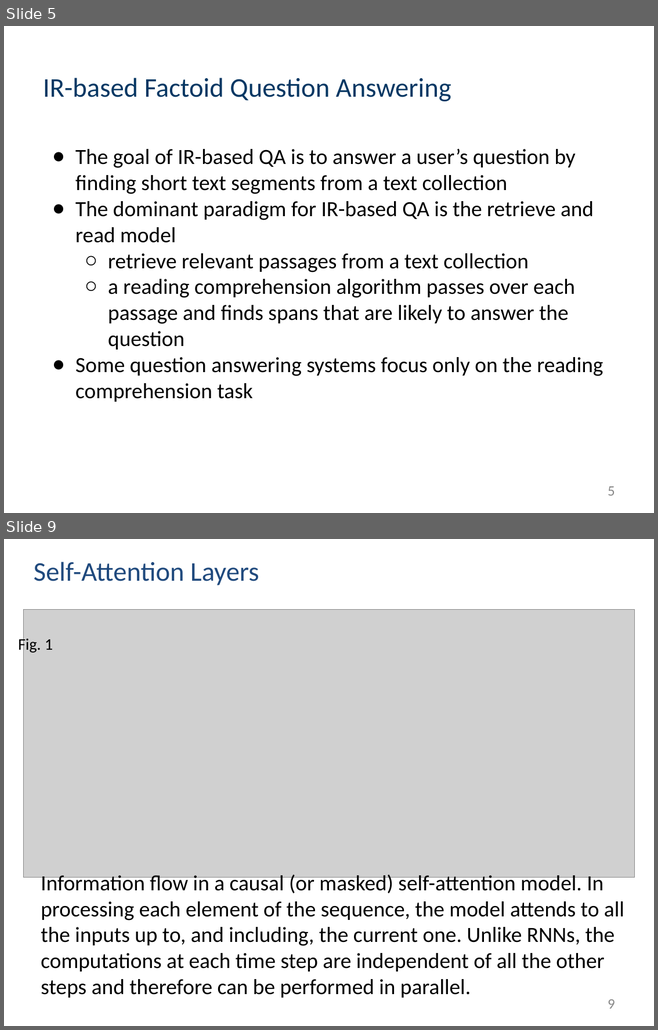
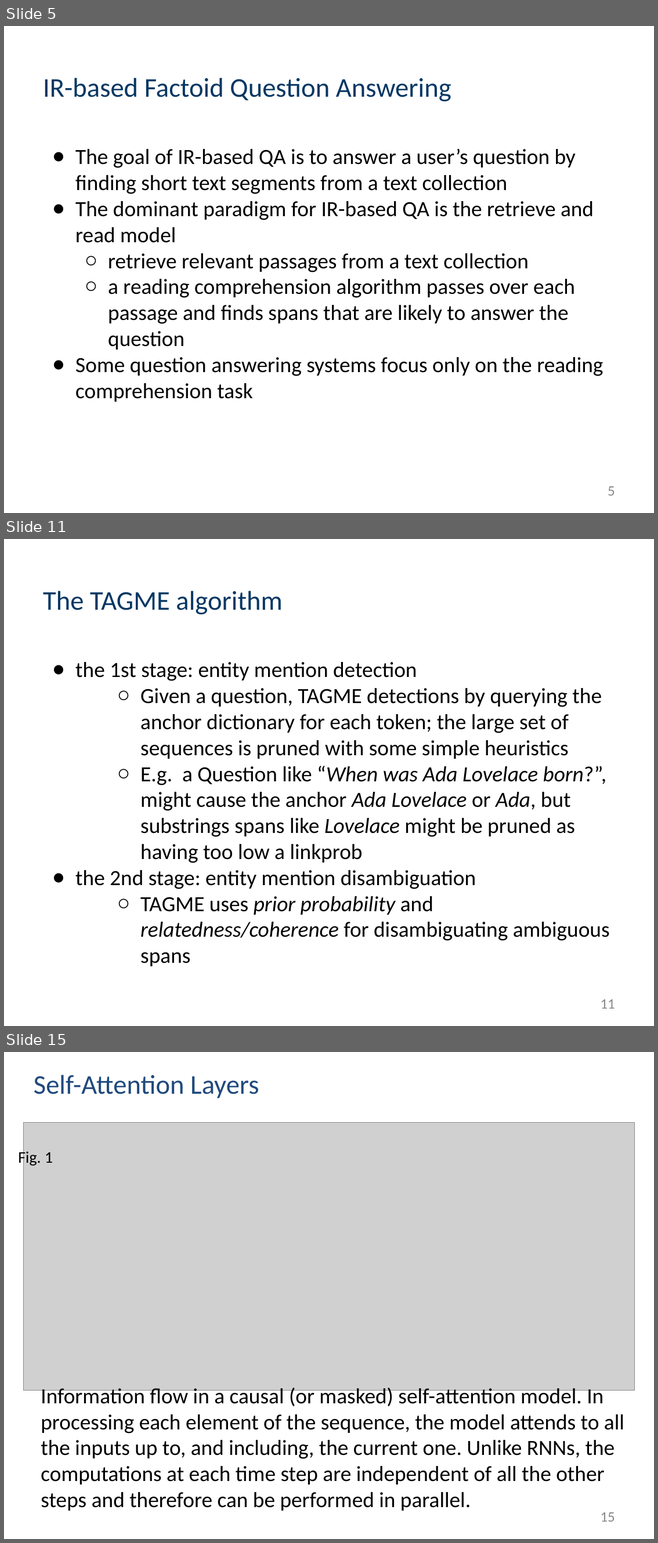
Before and after one commit to muyun/dev.nllp, a slide deck: docs/question-answering-draft.pptx. Shown one above the other, each under a label of ours: slides 5 and 9 before the commit, slides 5, 11 and 15 after it; the slides between them are not shown. The pictures are 658x1030 and 658x1543 pixels, drawn with LibreOffice and Linux fonts; fonts in the diff are those of the drawing; grey boxes stand for pictures. Boxes give left, top, right and bottom in pixels: in the first picture for what was removed or moved away, otherwise in the second. Text is boxed around its words. In the diff, an @@ line names an element or a change of style, - is before the commit and + after.

```diff
--- a/docs/question-answering-draft.pptx
+++ b/docs/question-answering-draft.pptx
@@ slide 11 added at box(4, 539, 654, 1026), background #FFFFFF @@
@@ title added at box(43, 591, 282, 614), 30 pt, text #073763 @@
+The TAGME algorithm
@@ text added at box(75, 662, 610, 966), 24 pt, text #000000 @@
+● the 1st stage: entity mention detection
+  ○ Given a question, TAGME detections by querying the anchor dictionary for each token; the large set of sequences is pruned with some simple heuristics
+  ○ E.g. a Question like “When was Ada Lovelace born?”, might cause the anchor Ada Lovelace or Ada, but substrings spans like Lovelace might be pruned as having too low a linkprob
+● the 2nd stage: entity mention disambiguation
+  ○ TAGME uses prior probability and relatedness/coherence for disambiguating ambiguous spans
@@ page number added at box(600, 1000, 615, 1009), 16 pt, text #888888 @@
+11
@@ what was slide 9 is now slide 15 @@
@@ page number at box(600, 1513, 615, 1522): text changed @@
-9
+15
```
Also in this commit, not shown: 2 slides changed, 6 other slides added, 1 slide removed, 5 other files.
